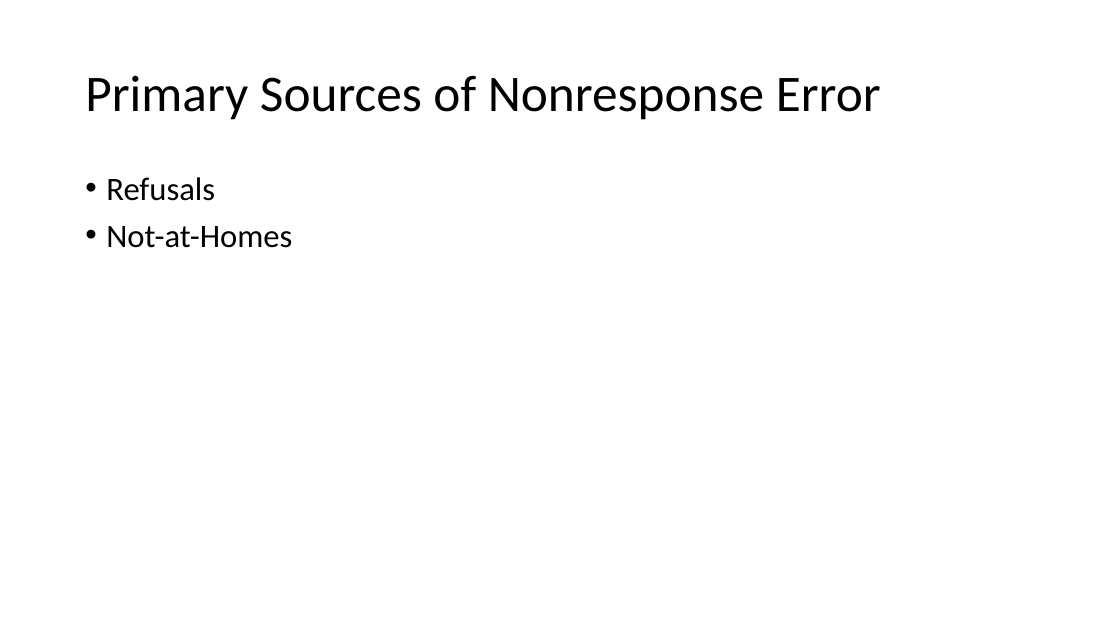
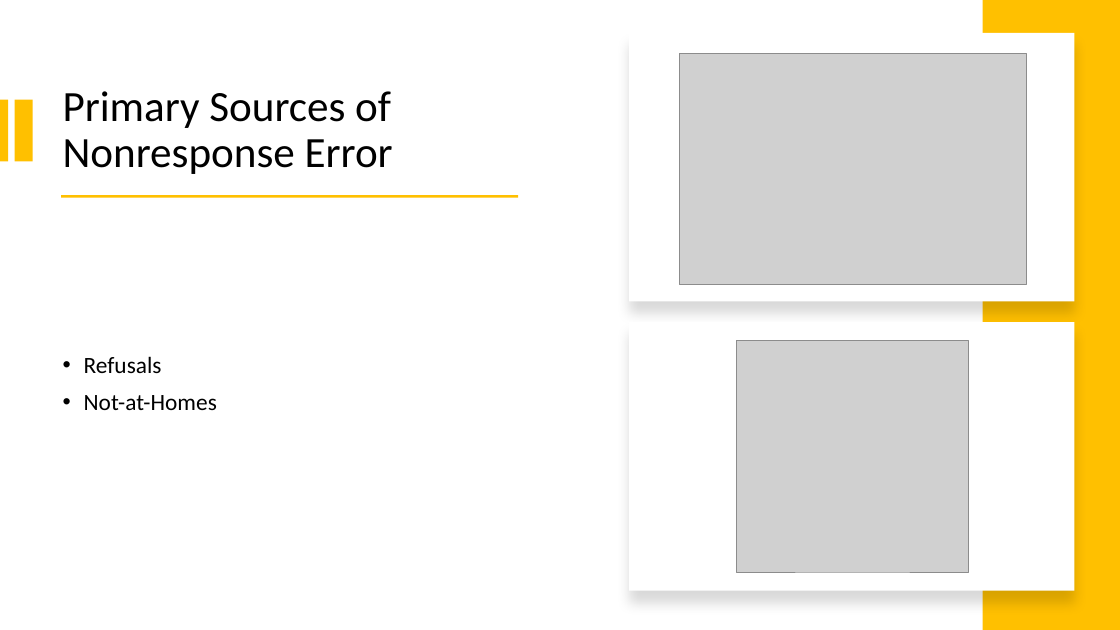
Before and after one commit to mikenguyen13/mar4050, a slide deck: slide 17 of lectures/7/Developing the sampling plan.pptx (slide 8 before the commit). Drawn at 1120x630 pixels with LibreOffice and Linux fonts; fonts in the diff are those of the drawing; grey boxes stand for pictures. Boxes give left, top, right and bottom in pixels: in the first picture for what was removed or moved away, otherwise in the second. Text is boxed around its words. In the diff, an @@ line names an element or a change of style, - is before the commit and + after.

```diff
--- a/lectures/7/Developing the sampling plan.pptx
+++ b/lectures/7/Developing the sampling plan.pptx
@@ rectangle added at [983,0,1120,630], fill #FFC000 @@
@@ rectangle added at [629,33,1075,302], fill #FFFFFF @@
@@ picture added at [680,54,1027,285] @@
@@ title "Primary Sources of Nonresponse Error": place and size @@
-title "Primary Sources of Nonresponse Error" at [85,75,881,120]
+title "Primary Sources of Nonresponse Error" at [63,91,393,174]
@@ title "Primary Sources of Nonresponse Error" at [63,91,393,174]: size 44 to 37 pt @@
@@ rectangle added at [0,99,8,161], fill #FFC000 @@
@@ rectangle added at [14,99,32,161], fill #FFC000 @@
@@ rectangle added at [61,195,518,197], fill #FFC000 @@
@@ text "Refusals": place and size @@
-text "Refusals" at [106,177,292,248]
+text "Refusals" at [84,356,217,410]
@@ text "Refusals" at [84,356,217,410]: size 28 to 20 pt; vertical alignment top to middle @@
@@ rectangle added at [629,322,1075,591], fill #FFFFFF @@
@@ picture added at [737,341,968,572] @@
```
Also in this commit, not shown: 17 other slides changed, 13 slides added, 5 other files.
